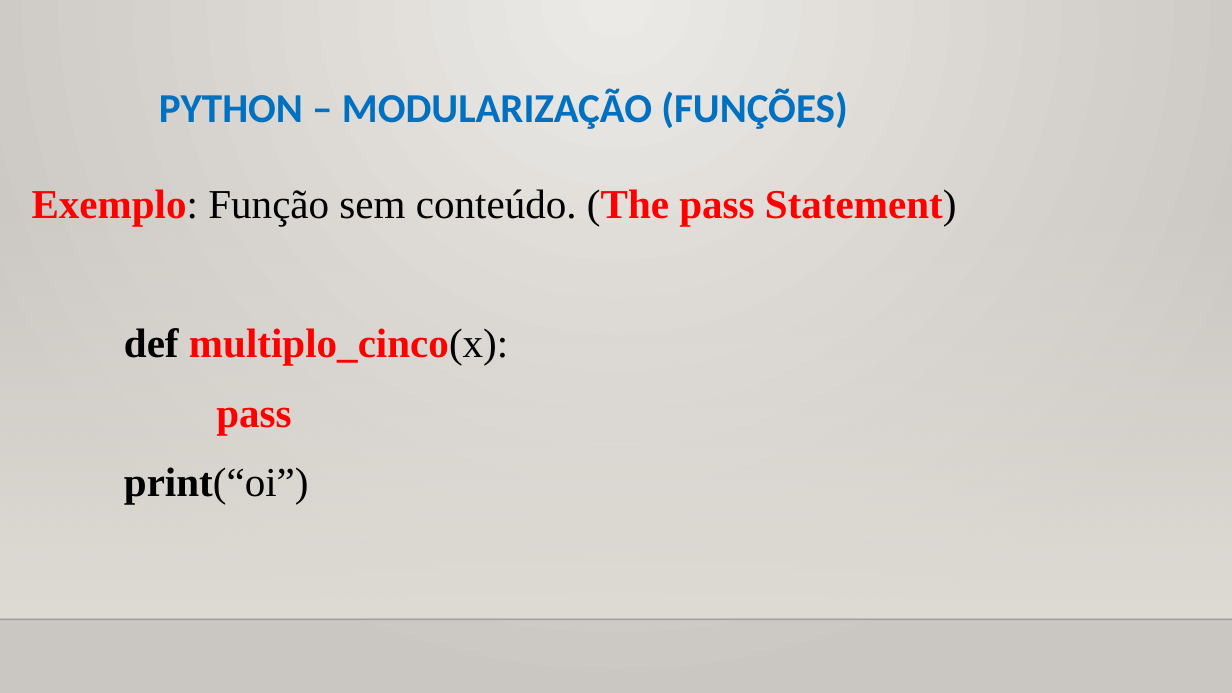
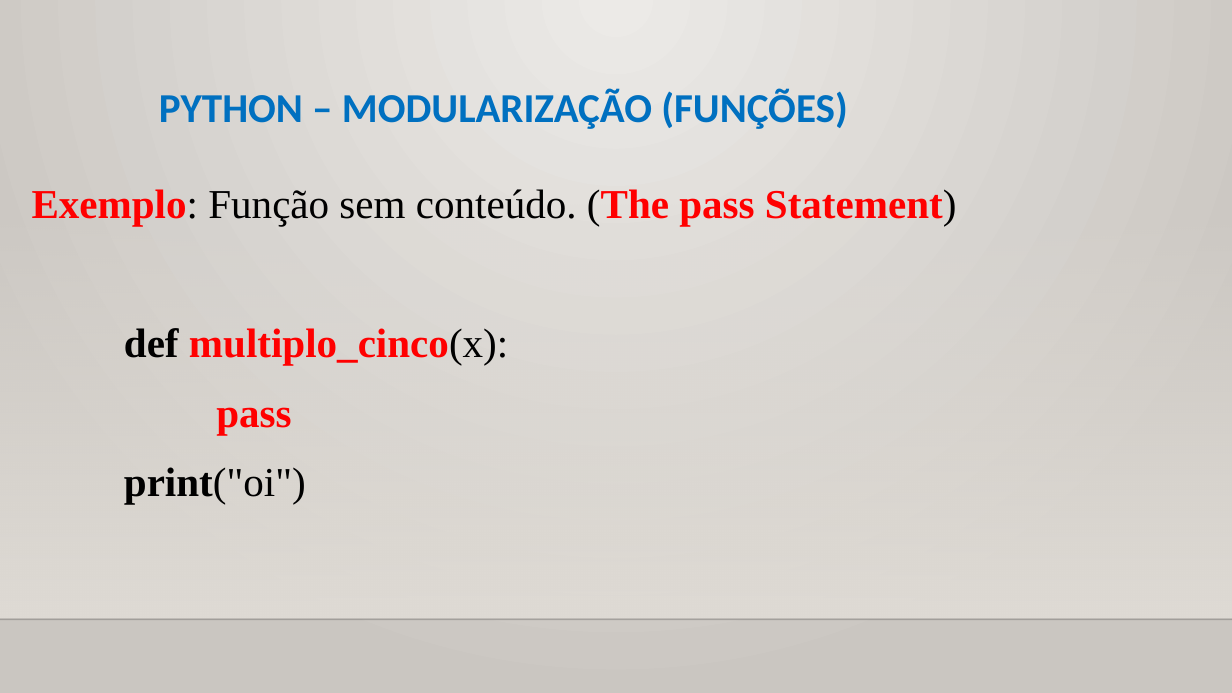
Before and after one commit to CloudEducationBrazil/WydenUniRuyPythonRAD, a slide deck: slide 15 of 01 Classes/Aula 08 RAD Python - Modularização Funções.pptx. Drawn at 1232x693 pixels with LibreOffice and Linux fonts; fonts in the diff are those of the drawing; background and template pictures are left out. Boxes give left, top, right and bottom in pixels: in the first picture for what was removed or moved away, otherwise in the second. Text is boxed around its words. In the diff, an @@ line names an element or a change of style, - is before the commit and + after.

Commit message:
Python RAD ajustess 25/09/2024 2024.2

```diff
--- a/01 Classes/Aula 08 RAD Python - Modularização Funções.pptx
+++ b/01 Classes/Aula 08 RAD Python - Modularização Funções.pptx
@@ text at (124, 467, 306, 504): text changed @@
-print(“oi”)
+print("oi")
```
Also in this commit, not shown: 8 other slides changed, 2 other files.
